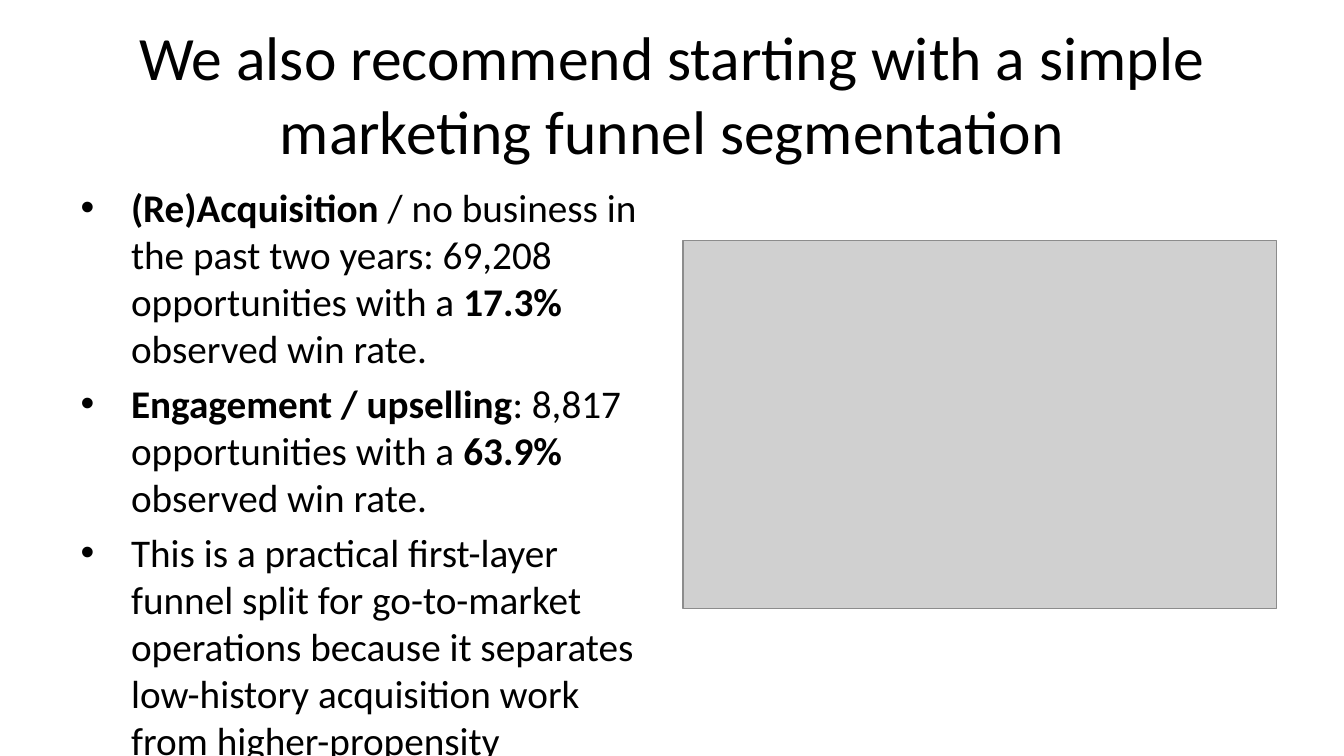
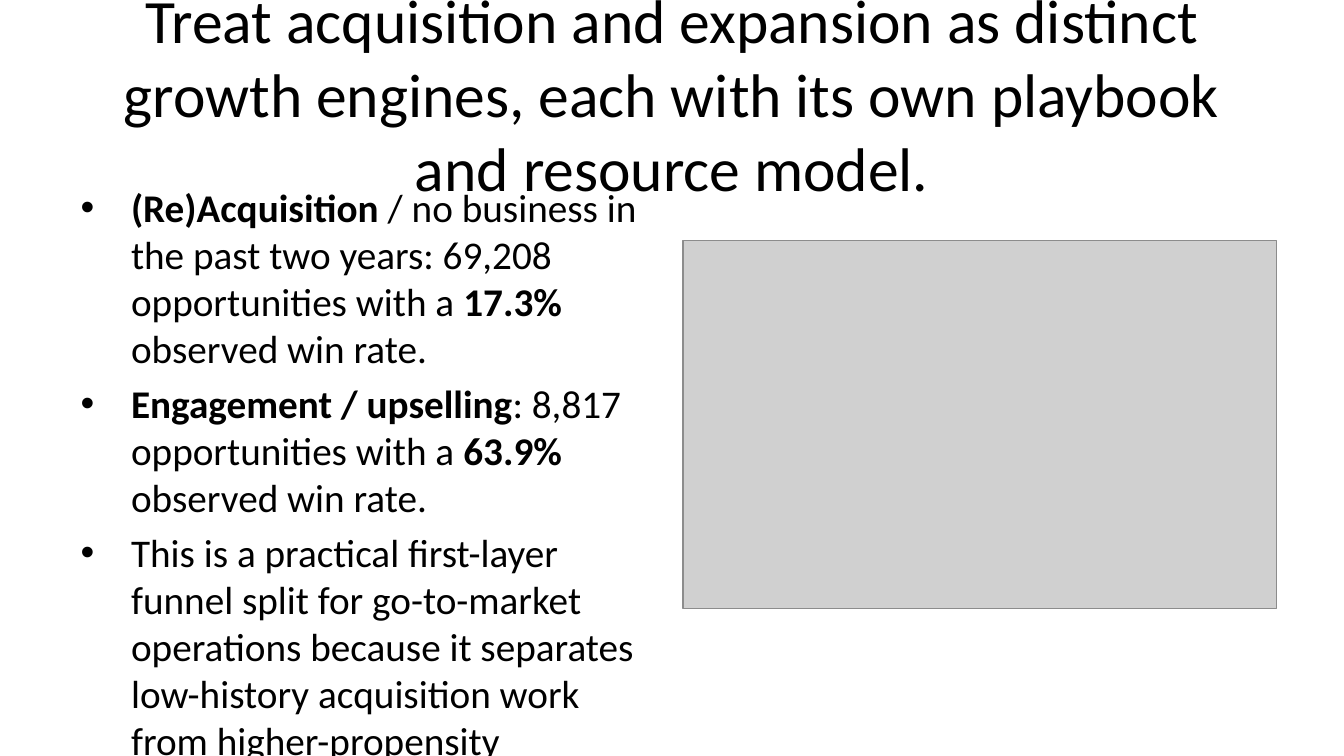
Before and after one commit to mrbungie/mib_cars_analysis, a slide deck: slide 11 of slidedeck/presentation.pptx. Drawn at 1344x756 pixels with LibreOffice and Linux fonts; fonts in the diff are those of the drawing; grey boxes stand for pictures. Boxes give left, top, right and bottom in pixels: in the first picture for what was removed or moved away, otherwise in the second. Text is boxed around its words. In the diff, an @@ line names an element or a change of style, - is before the commit and + after.

```diff
--- a/slidedeck/presentation.pptx
+++ b/slidedeck/presentation.pptx
@@ title at [124,0,1219,206]: text changed @@
-We also recommend starting with a simple marketing funnel segmentation
+Treat acquisition and expansion as distinct growth engines, each with its own playbook and resource model.
```
Also in this commit, not shown: 14 other slides changed, 2 slides added, 1 slide removed, 18 other files.
